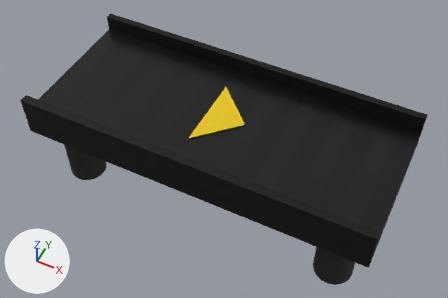
A saved change to the FBX model Assets/Models/Transport/belt.fbx.
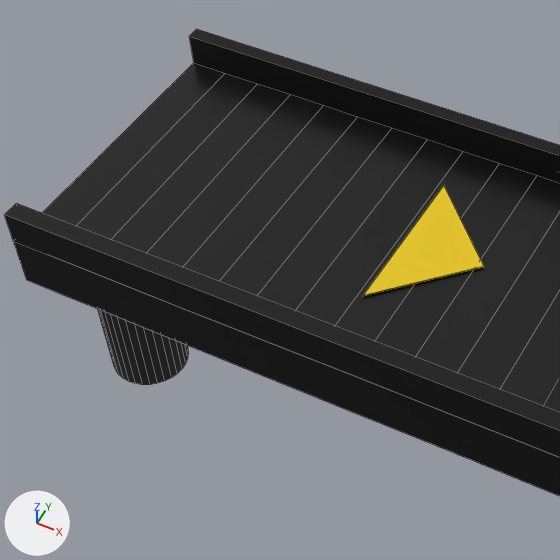
Old and new are each drawn whole from a 50 mm camera at (0.538, -1.101, 1.572) aimed at (-0.01, -0.005, 0.202) and again close up on the part from 4% to 63% of the width and 0% to 88% of the height. The lights are fixed; the arrows at lower left show +X, +Y and +Z. The close-ups show mesh edges as thin lines. Where no turn or scale is listed for an object, it has been applied to the vertices. Vertices at the same position are counted once.

Objects in the first close-up: 'Arrow', 'BackLegs', 'BlackBelt', 'LightBelt', 'Main'.
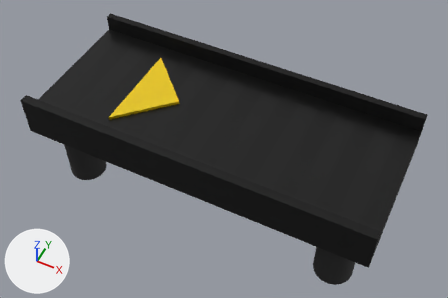
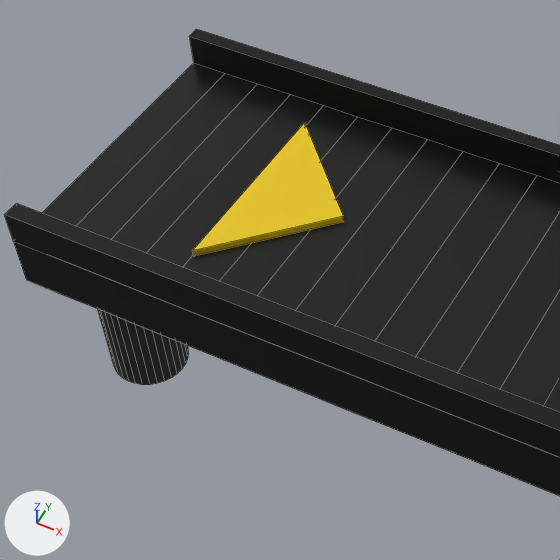
Where the newer file only moved an object's origin or applied its transform, the numbers keep the older frame.

Pixel boxes (x1, y1, x2, y2) of what changed, in the close-ups (560 x 560 px):
'Arrow2', added (yellow): after (193, 123, 344, 256)
'Arrow', reshaped, moved, rescaled: before (363, 185, 484, 296); after (193, 217, 343, 256)

Edits to the bpy script that builds the scene:
```text
Add mat_yellow_003:
    mat_yellow_003 = principled_material('Yellow.003')
    mat_yellow_003.base_color = (0.801, 0.564, 0.0)  # yellow #e7c600
Change me_cube_010:
    where me_cube_010.from_pydata(...)  # 6 vertices, 4 faces; spans x -1.0..1.0, y -0.99..1.0, z -1.0..1.0
    used by ob_arrow; location = (-0.066, 0.005, 0.323); rotation_euler = (0.0, 0.0, -0.785), in degrees (0, 0, -45); scale = (0.0827, 0.0827, 0.000867)
    verts and faces of me_cube_010; kept vertices keep their numbers, new ones are numbered from 6
    before: 0 (-1.0, 1.0, -1.0) at pixel (443, 185), 1 (1.0, 1.0, -1.0) at pixel (483, 267), 2 (1.0, 1.0, 1.0) at pixel (483, 266), 3 (-1.0, 1.0, 1.0) at pixel (443, 184), 4 (1.0, -0.99, -1.0) at pixel (362, 296)
    before: 5 (1.0, -0.99, 1.0) at pixel (362, 295)
    me_cube_010 part 1
    add delete_vertices([4, 5])  # with the faces that use them
    add verts[6] = (-1.0, 1.0, -1.0)
    add verts[7] = (-1.0, 1.0, 1.0)  # pixel (304, 122)
    add verts[8] = (1.0, -1.0, -1.0)  # pixel (193, 256)
    add verts[9] = (1.0, -1.0, 1.0)  # pixel (192, 250)
    add faces += [(0, 6, 7, 3), (6, 8, 9, 7), (1, 2, 9, 8), (2, 3, 7, 9), (0, 1, 8, 6)]
Add me_cube_014:
    me_cube_014.from_pydata([(0.0, 0.146, -0.005), (0.0, 0.146, 0.005), (0.146, 0.0, -0.005), (0.146, 0.0, 0.005), (0.0, 0.145, -0.005), (0.0, 0.145, 0.005), (0.0, -0.146, -0.005), (0.0, -0.146, 0.005)], [], [(4, 5, 1, 0), (0, 1, 3, 2), (4, 6, 7, 5), (2, 3, 7, 6), (3, 1, 5, 7), (0, 2, 6, 4)])
    me_cube_014.materials.append(mat_yellow_003)  # yellow #e7c600
Change ob_arrow:
    ob_arrow.location: (-0.066, 0.005, 0.323) -> (-0.302, 0.0, 0.324)
    ob_arrow.scale: (0.0827, 0.0827, 0.000867) -> (0.103, 0.103, 0.00542)
Add ob_arrow2:
    ob_arrow2 = bpy.data.objects.new('Arrow2', me_cube_014)
    ob_arrow2.location = (-0.302, 0.0, 0.324)
```
